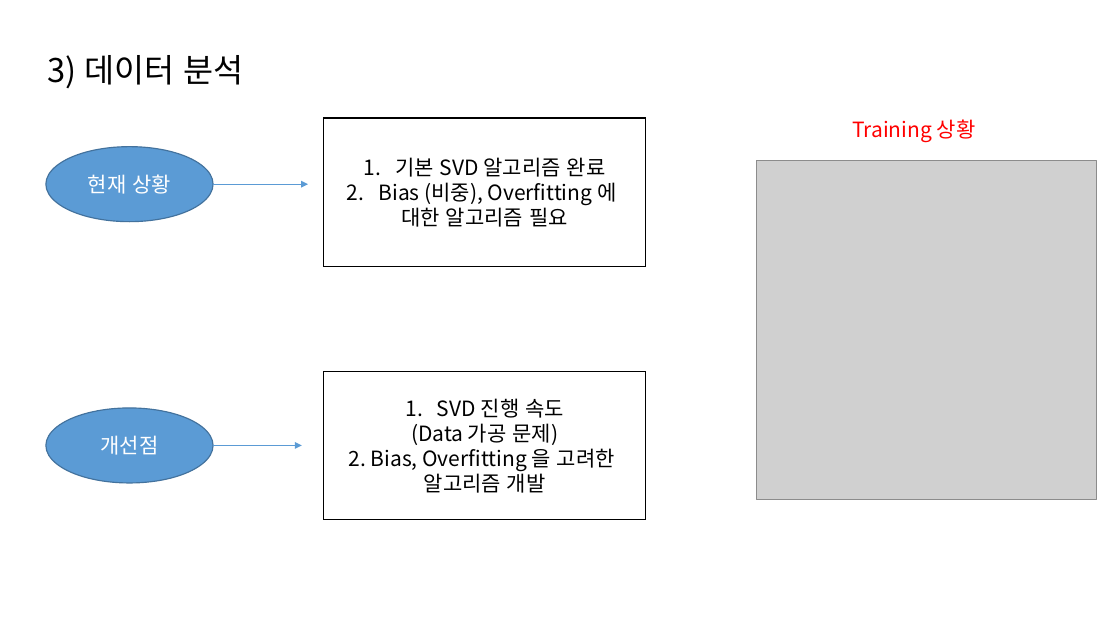
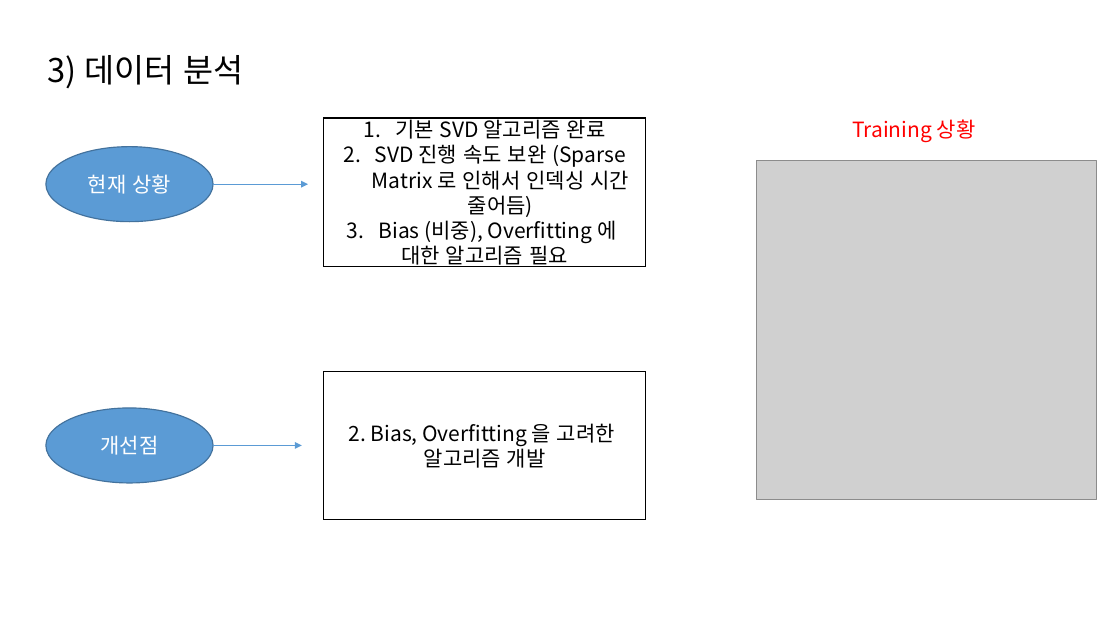
Before and after one commit to csjungminlim/MatrixCompletion, a slide deck: slide 17 of 넷플릭스.pptx (slide 20 before the commit). Drawn at 1120x630 pixels with LibreOffice and Linux fonts; fonts in the diff are those of the drawing; grey boxes stand for pictures. Boxes give left, top, right and bottom in pixels: in the first picture for what was removed or moved away, otherwise in the second. Text is boxed around its words. In the diff, an @@ line names an element or a change of style, - is before the commit and + after.

```diff
--- a/넷플릭스.pptx
+++ b/넷플릭스.pptx
@@ text in rectangle at [372,144,629,217]: paragraph added @@
+2. SVD 진행 속도 보완 (Sparse Matrix 로 인해서 인덱싱 시간 줄어듬)
@@ text in rectangle at [411,398,564,445]: paragraphs removed @@
-1. SVD 진행 속도
-(Data 가공 문제)
```
Also in this commit, not shown: 3 other slides changed, 1 slide added, 4 slides removed.
